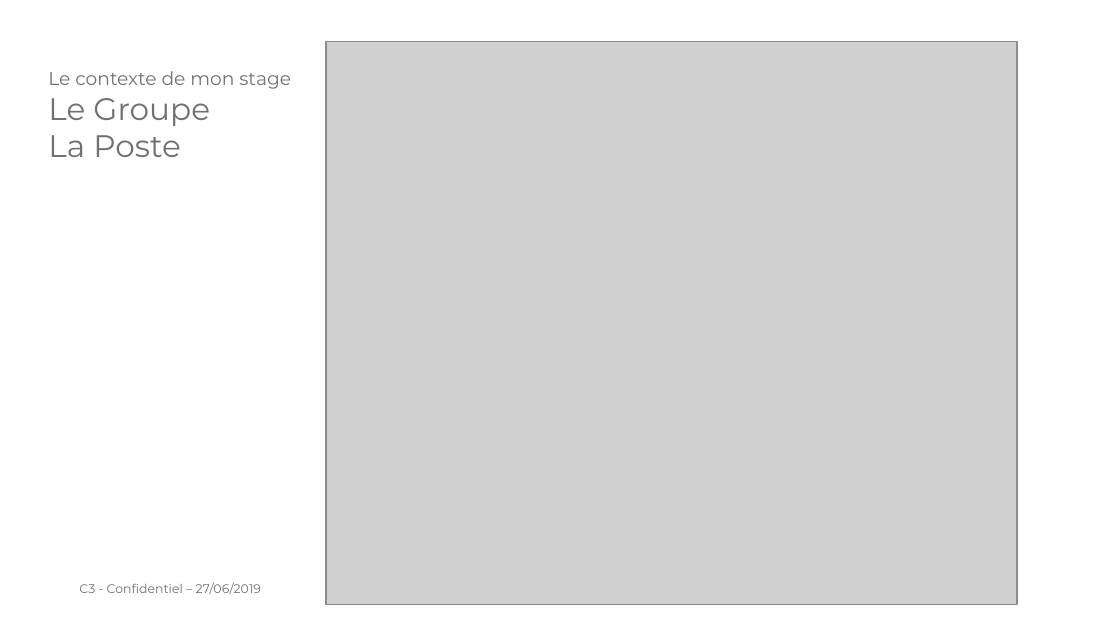
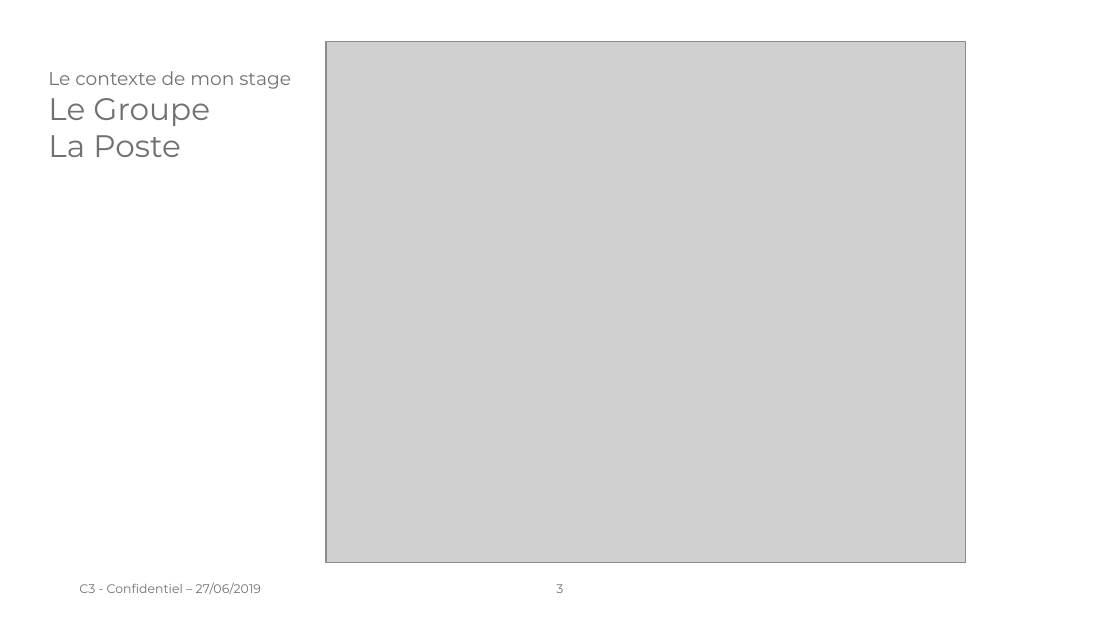
Before and after one commit to laurentpicardLP2/smartFitness, a slide deck: slide 3 of docs/oral/Présentation orale - Projet chef d'œuvre.ppt. Drawn at 1120x630 pixels with LibreOffice and Linux fonts; fonts in the diff are those of the drawing; grey boxes stand for pictures; background and template pictures are left out. Boxes give left, top, right and bottom in pixels: in the first picture for what was removed or moved away, otherwise in the second. Text is boxed around its words. In the diff, an @@ line names an element or a change of style, - is before the commit and + after.

Commit message:
upadate presOral.ppt

```diff
--- a/docs/oral/Présentation orale - Projet chef d'œuvre.ppt
+++ b/docs/oral/Présentation orale - Projet chef d'œuvre.ppt
@@ picture: place and size @@
-picture at bbox=[326, 41, 1017, 605]
+picture at bbox=[326, 41, 965, 562]
@@ page number added at bbox=[556, 584, 563, 593], 8 pt, text #717073 @@
+3
```
